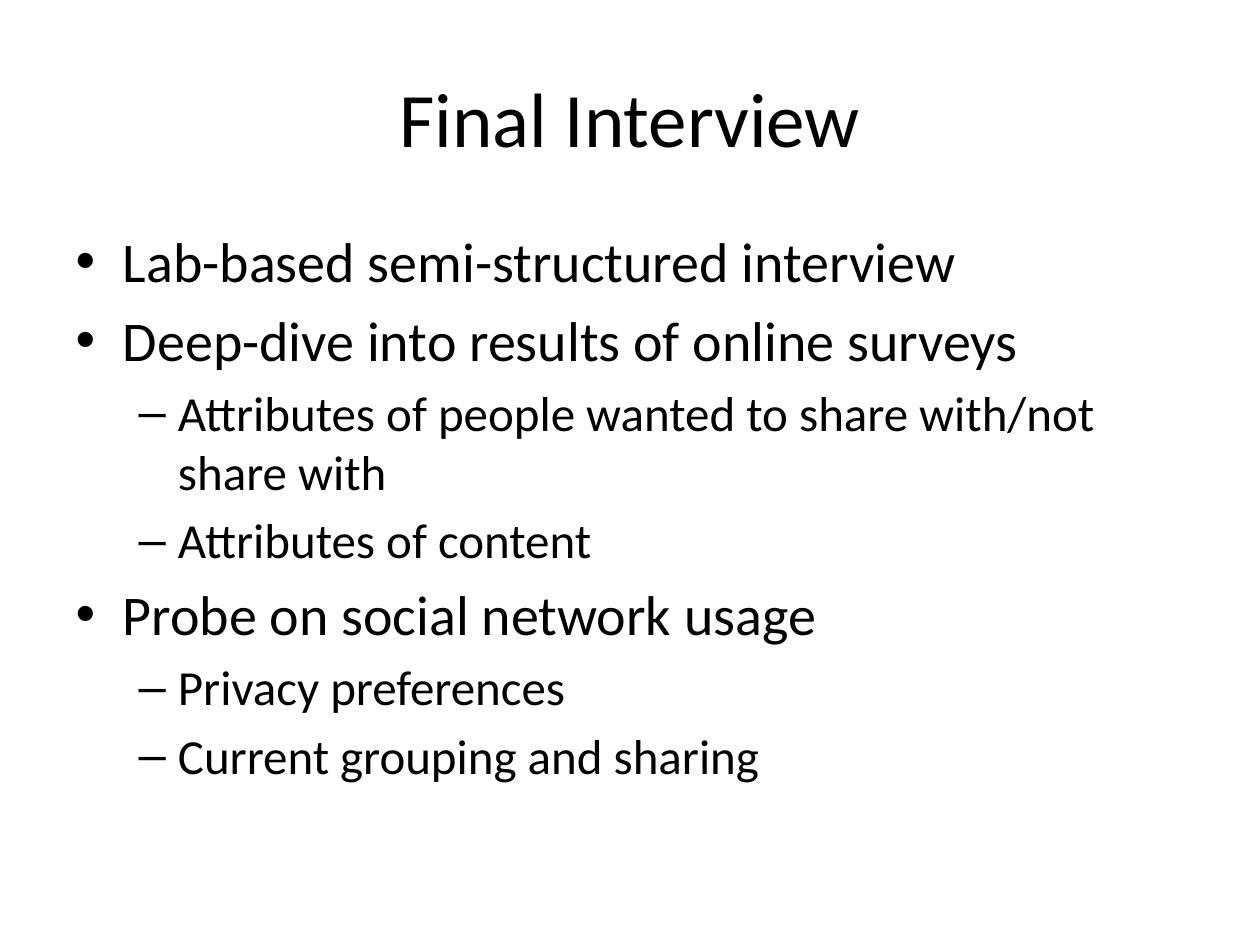
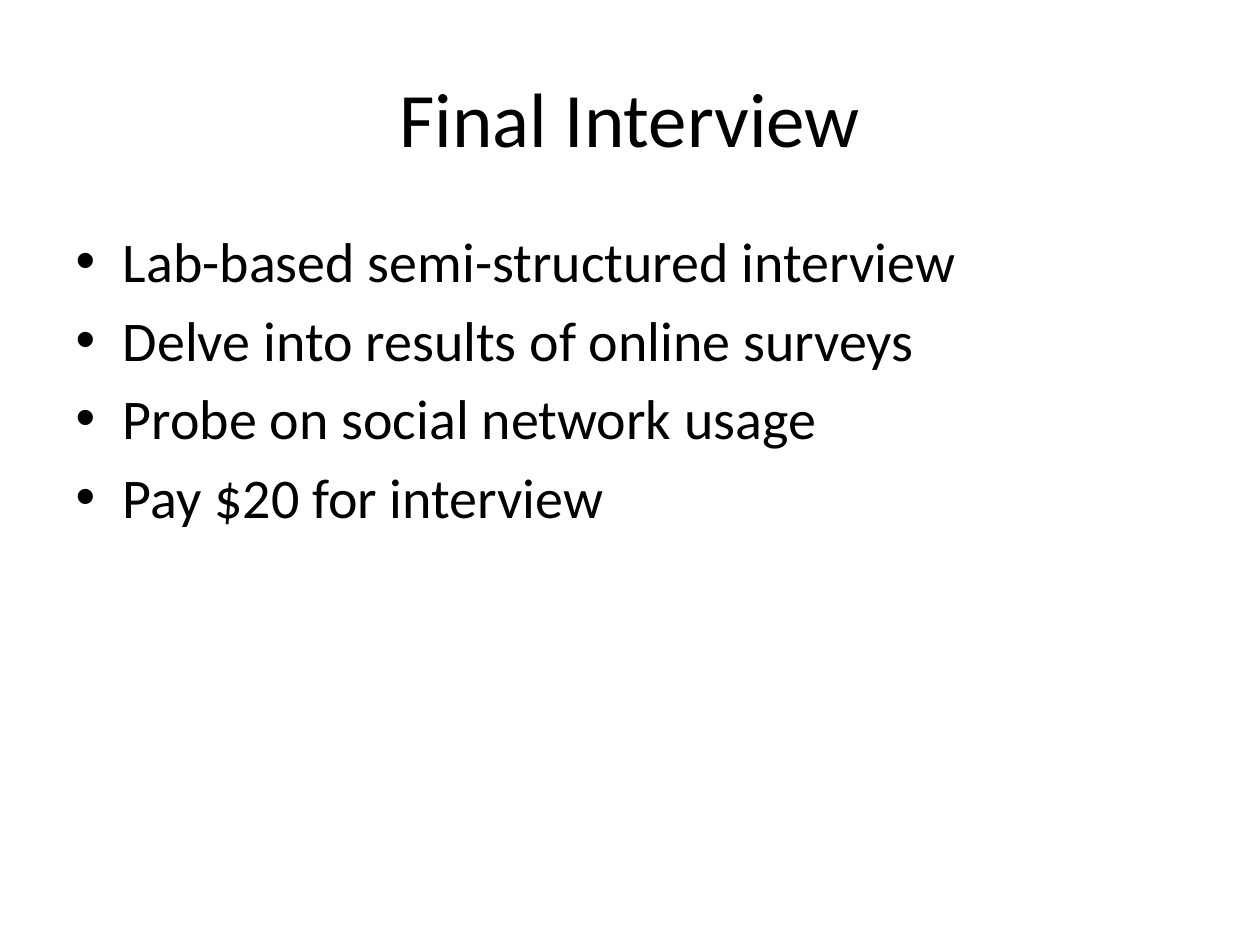
Before and after one commit to scyrusk/UPSFacebookFriendGrouping, a slide deck: slide 8 of ProgressReport/20111101ProgRepPresv1.pptx (slide 7 before the commit). Drawn at 1260x945 pixels with LibreOffice and Linux fonts; fonts in the diff are those of the drawing. Boxes give left, top, right and bottom in pixels: in the first picture for what was removed or moved away, otherwise in the second. Text is boxed around its words. In the diff, an @@ line names an element or a change of style, - is before the commit and + after.

Commit message:
Updated presentation

```diff
--- a/ProgressReport/20111101ProgRepPresv1.pptx
+++ b/ProgressReport/20111101ProgRepPresv1.pptx
@@ text at (x1=123, y1=322, x2=913, y2=370): text changed; size 28 to 32 pt @@
-• Deep-dive into results of online surveys
-  – Attributes of people wanted to share with/not share with
-  – Attributes of content
+• Delve into results of online surveys
@@ text at (x1=123, y1=479, x2=603, y2=527): text changed; size 28 to 32 pt @@
-  – Privacy preferences
-  – Current grouping and sharing
+• Pay $20 for interview
```
Also in this commit, not shown: 4 other slides changed, 2 slides added, 1 slide removed.
